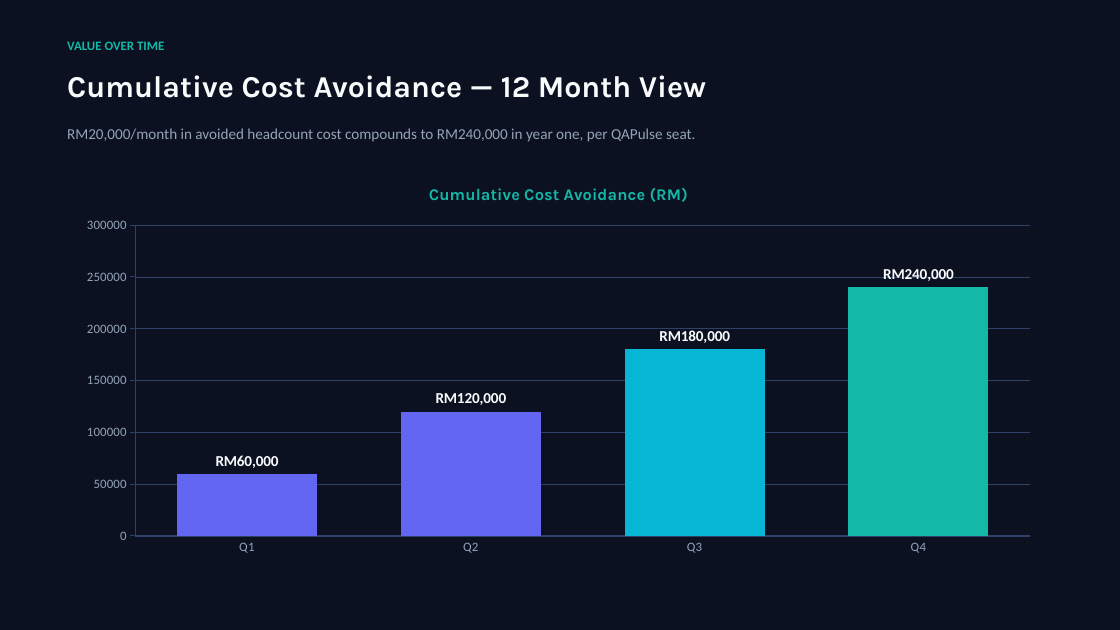
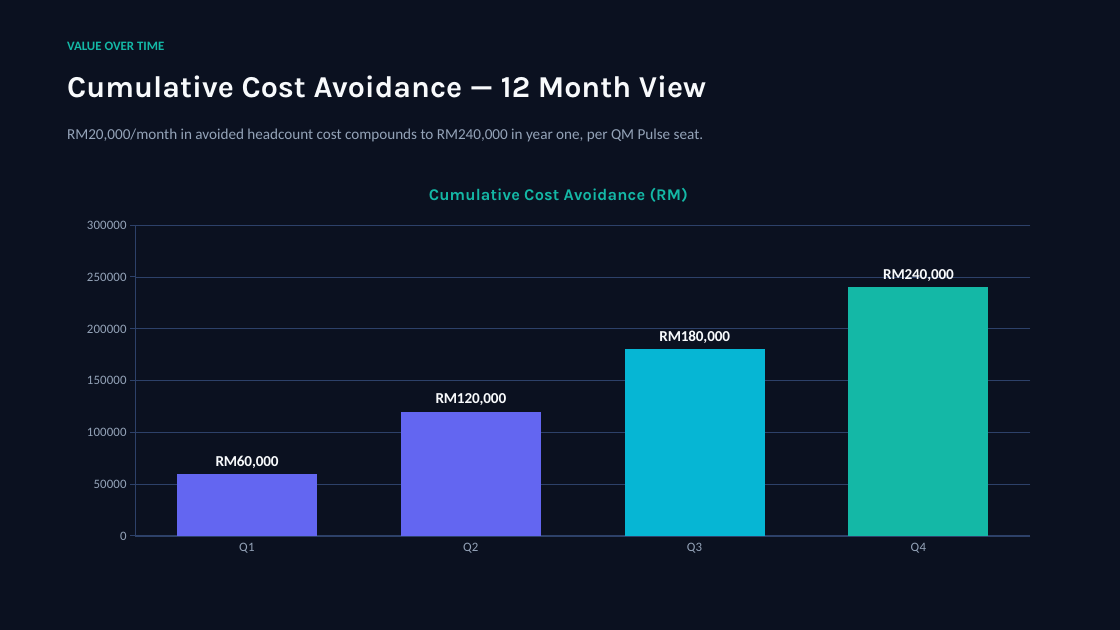
Before and after one commit to syamilsamat/QAPulse, a slide deck: slide 6 of QM_Pulse_ROI_Presentation.pptx. Drawn at 1120x630 pixels with LibreOffice and Linux fonts; fonts in the diff are those of the drawing. Boxes give left, top, right and bottom in pixels: in the first picture for what was removed or moved away, otherwise in the second. Text is boxed around its words. In the diff, an @@ line names an element or a change of style, - is before the commit and + after.

```diff
--- a/QM_Pulse_ROI_Presentation.pptx
+++ b/QM_Pulse_ROI_Presentation.pptx
@@ text at box(67, 128, 703, 142): text changed @@
-RM20,000/month in avoided headcount cost compounds to RM240,000 in year one, per QAPulse seat.
+RM20,000/month in avoided headcount cost compounds to RM240,000 in year one, per QM Pulse seat.
```
Also in this commit, not shown: 8 other slides changed, 7 other files.
